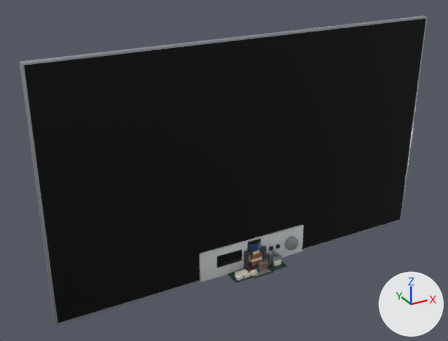
Renders of the glTF model public/models/piezas/electronica.glb from each side of a commit.
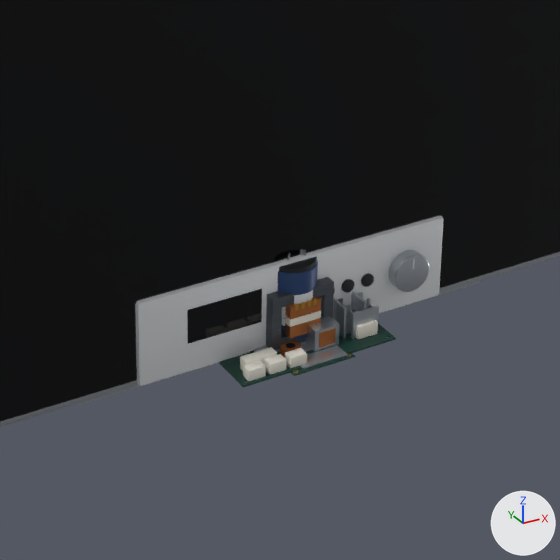
Old and new are each drawn whole from a 50 mm lens placed at (-71.1, -114.7, 85.2), pointed at (-6.6, 2.5, 26.5) and again close up on the part from 34% to 77% of the width and 44% to 100% of the height. Every picture has the same lights, and +X, +Y and +Z are marked at lower right. The last two pictures show the newer version. Where no turn or scale is listed for an object, it has been applied to the vertices.

Objects in the first close-up: 'capacitor@motor__cuerpo', 'fuente__conector', 'fuente__metal', 'panel__cuerpo', 'panel__metal', 'panel__vidrio', 'pantalla@panel__metal', 'pantalla@panel__vidrio', 'placa@control__conector', 'placa@control__cuerpo', 'placa@control__metal', 'transformador__cuerpo' and 16 more.
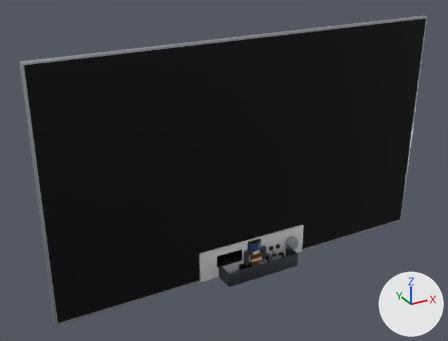
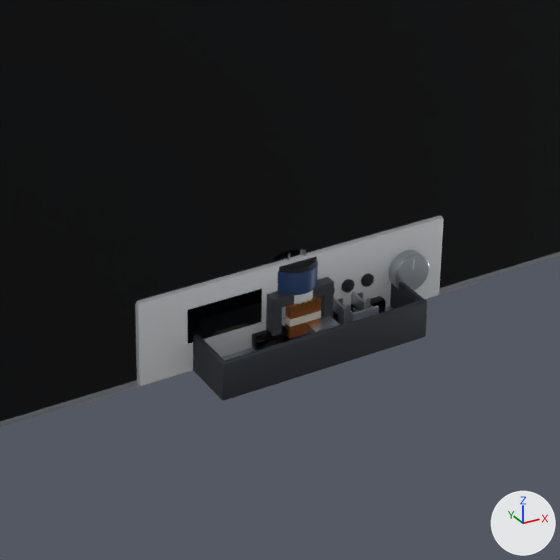
What differs and where, as boxes (x1, y1, x2, y2) in the close-ups (560 x 560 px):
'unidad_laser__cuerpo', added
    after: (193, 282, 427, 400)
'unidad_laser__vidrio', added
    after: (252, 296, 386, 351)
'unidad_laser__metal', added (mostly hidden)
    after: (222, 306, 394, 360)
'placa@control__cuerpo', unchanged, covered by the edit
    before: (218, 323, 396, 387)

The edits, one by one:
Material 'cuerpo.unidad_laser' (mat_cuerpo_unidad_laser) is new.
Its base color is (0.0284, 0.0343, 0.0423) (dark grey #2f343a).
Its metallic is 0.3.
Mesh me_unidad_laser__vidrio is new.
It has 56 vertices, 108 faces and spans x -6.5..6.5, y -0.5..0.5, z -0.65..0.65.
It uses material mat_vidrio (black #07090d).
Mesh me_unidad_laser__metal is new.
It has 260 vertices, 500 faces and spans x -9.8..9.8, y -5.7..5.7, z -1.6..1.6.
It uses material mat_metal (light grey #b8bec5).
Mesh me_unidad_laser__cuerpo is new.
It has 64 vertices, 124 faces and spans x -10.0..10.0, y -6.0..6.0, z -1.8..1.8.
It uses material mat_cuerpo_unidad_laser (dark grey #2f343a).
Object 'unidad_laser__vidrio' (ob_unidad_laser__vidrio) is new; it shows me_unidad_laser__vidrio.
Its location is (2.0, -1.5, 1.4).
Object 'unidad_laser__metal' (ob_unidad_laser__metal) is new; it shows me_unidad_laser__metal.
Its location is (0.0, 0.1, 2.0).
Object 'unidad_laser__cuerpo' (ob_unidad_laser__cuerpo) is new; it shows me_unidad_laser__cuerpo.
Its location is (0.0, 0.0, 1.8).
